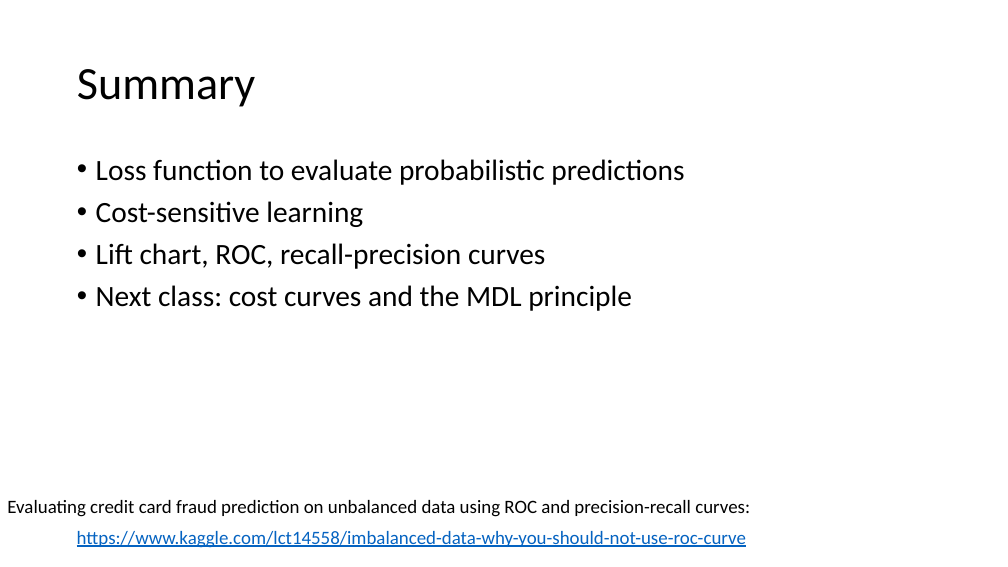
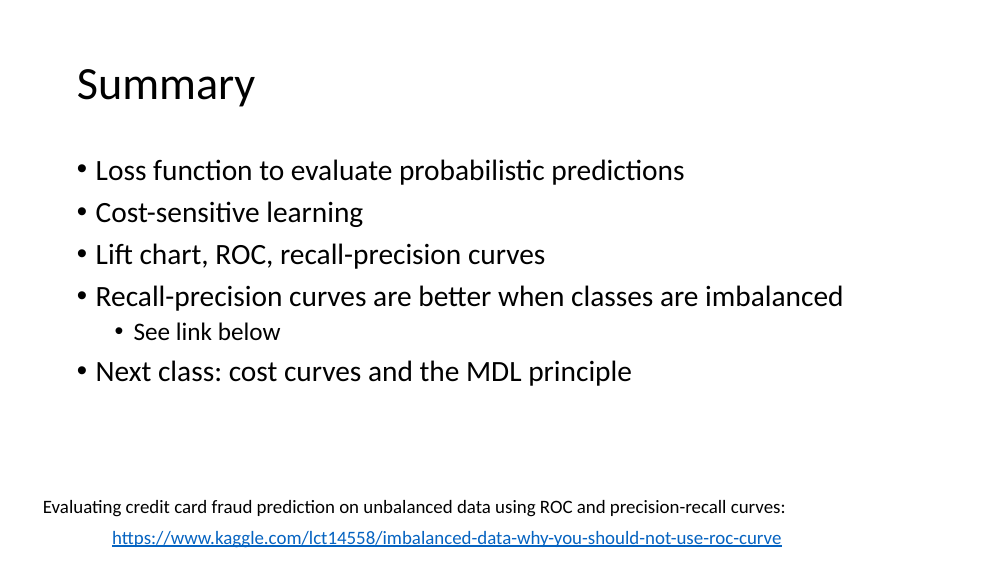
Before and after one commit to russellu/cs405, a slide deck: slide 24 of Lecture_12.pptx. Drawn at 1008x567 pixels with LibreOffice and Linux fonts; fonts in the diff are those of the drawing. Boxes give left, top, right and bottom in pixels: in the first picture for what was removed or moved away, otherwise in the second. Text is boxed around its words. In the diff, an @@ line names an element or a change of style, - is before the commit and + after.

```diff
--- a/Lecture_12.pptx
+++ b/Lecture_12.pptx
@@ text at (96, 285, 843, 340): paragraphs added @@
+• Recall-precision curves are better when classes are imbalanced
+  • See link below
@@ text "Evaluating credit card fraud prediction ...": place and size @@
-text "Evaluating credit card fraud prediction ..." at (7, 500, 750, 517)
+text "Evaluating credit card fraud prediction ..." at (43, 500, 786, 517)
@@ text "https://www.kaggle.com/lct14558/imbalanced-data-why-you-shou ...": place and size @@
-text "https://www.kaggle.com/lct14558/imbalanced-data-why-you-shou ..." at (77, 531, 746, 548)
+text "https://www.kaggle.com/lct14558/imbalanced-data-why-you-shou ..." at (112, 531, 781, 548)
```
Also in this commit, not shown: 3 other slides changed, 1 other file.
